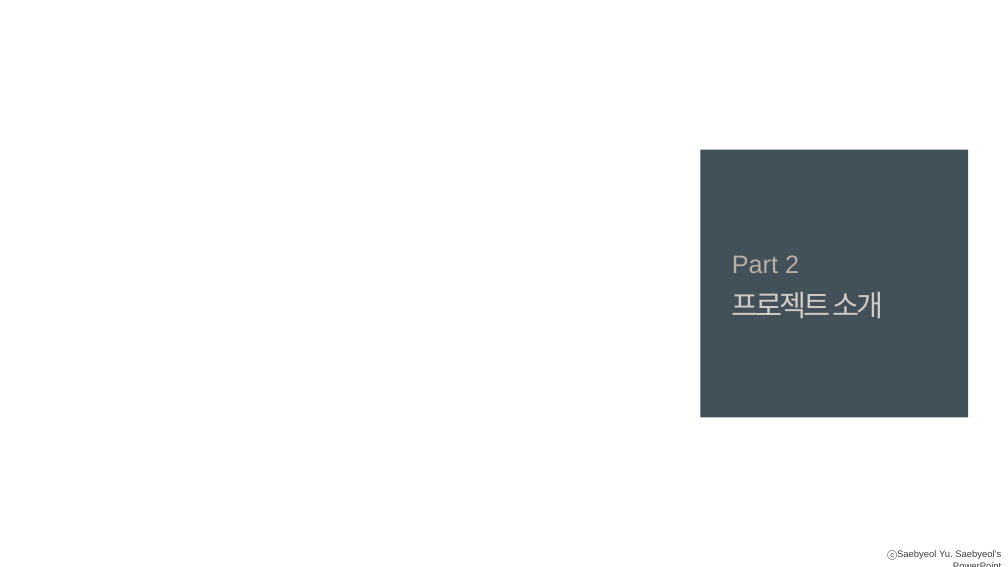
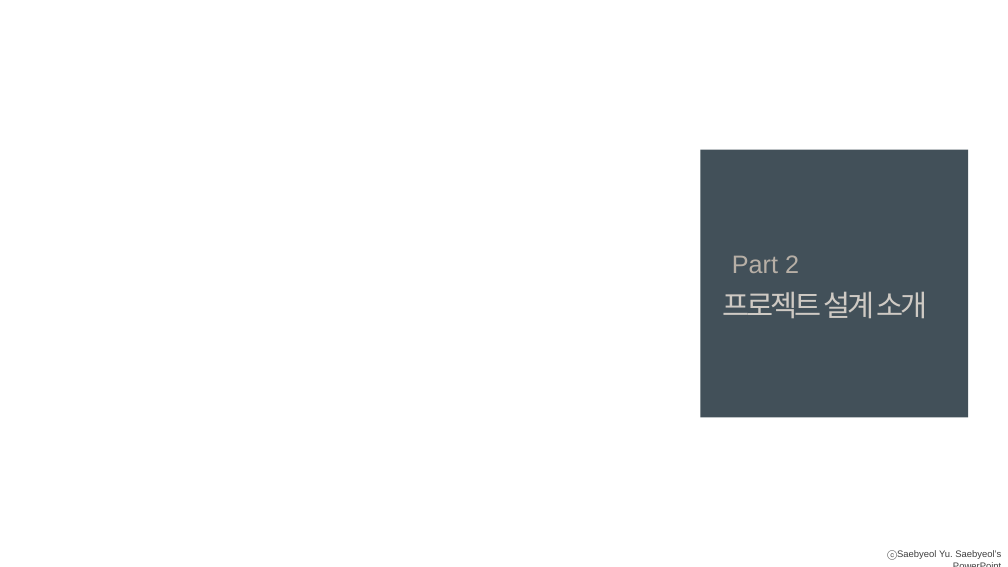
Before and after one commit to jeongmingang/stdGrade_management, a slide deck: slide 5 of 성적관리 정민강.pptx. Drawn at 1008x567 pixels with LibreOffice and Linux fonts; fonts in the diff are those of the drawing; background and template pictures are left out. Boxes give left, top, right and bottom in pixels: in the first picture for what was removed or moved away, otherwise in the second. Text is boxed around its words. In the diff, an @@ line names an element or a change of style, - is before the commit and + after.

Commit message:
ppt 추가

```diff
--- a/성적관리 정민강.pptx
+++ b/성적관리 정민강.pptx
@@ text at (723,291,927,319): text changed @@
-프로젝트 소개
+프로젝트 설계 소개
```
